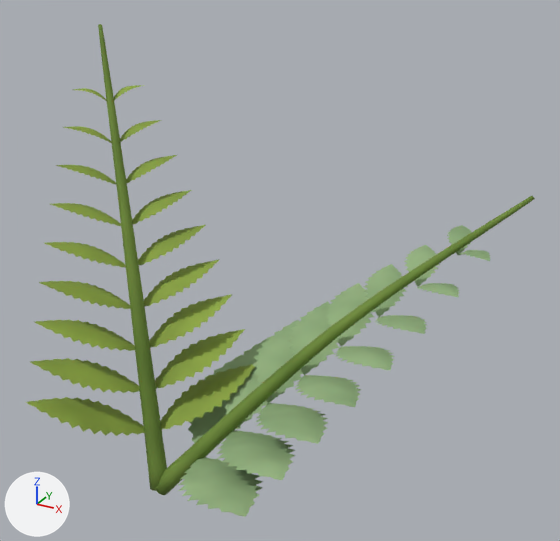
The Blender file models/items/plants/herbs/wolverine_fern_9015.blend: old version first, new version second.
Both versions are drawn from a camera (50 mm lens) standing at (0.215, -0.312, 0.288) and looking at (0.041, 0.005, 0.13). Arrows for +X, +Y and +Z are at lower left; the lights stay in place. The older version comes first.

In view in the first picture: 'Herb'.
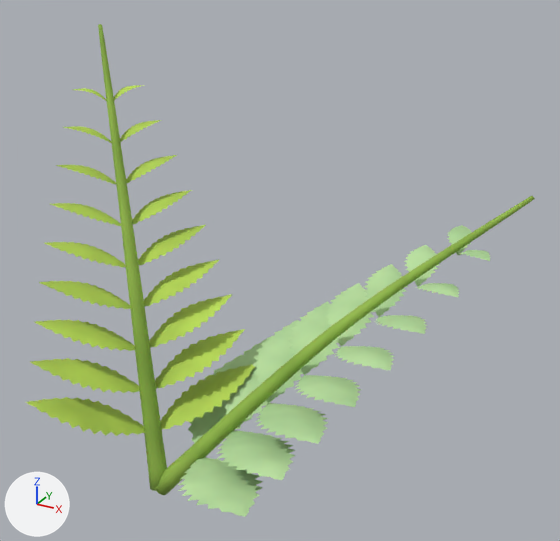
What changed in the scene script:
```text
Change mat_stem:
    where n3 = _N.new('ShaderNodeValToRGB'); n3.name = 'Color Ramp'
    remove n3.color_ramp.elements[0].position = 0.0; n3.color_ramp.elements[0].color = (0.075, 0.15, 0.015, 1.0)
    remove _e = n3.color_ramp.elements.new(1.0); _e.color = (0.22, 0.34, 0.05, 1.0)
    add n3.color_ramp.elements[0].position = 0.0; n3.color_ramp.elements[0].color = (0.142, 0.285, 0.0285, 1.0)
    add _e = n3.color_ramp.elements.new(1.0); _e.color = (0.418, 0.646, 0.095, 1.0)
Change mat_olive_bright_fern:
    where n3 = _N.new('ShaderNodeValToRGB'); n3.name = 'Color Ramp'
    remove n3.color_ramp.elements[0].position = 0.0; n3.color_ramp.elements[0].color = (0.134, 0.203, 0.0224, 1.0)
    remove _e = n3.color_ramp.elements.new(1.0); _e.color = (0.358, 0.513, 0.0672, 1.0)
    add n3.color_ramp.elements[0].position = 0.0; n3.color_ramp.elements[0].color = (0.255, 0.385, 0.0426, 1.0)
    add _e = n3.color_ramp.elements.new(1.0); _e.color = (0.664, 0.95, 0.124, 1.0)
Change mat_grey_green_bright_fern:
    where n3 = _N.new('ShaderNodeValToRGB'); n3.name = 'Color Ramp'
    remove n3.color_ramp.elements[0].position = 0.0; n3.color_ramp.elements[0].color = (0.146, 0.257, 0.112, 1.0)
    remove _e = n3.color_ramp.elements.new(1.0); _e.color = (0.403, 0.581, 0.28, 1.0)
    add n3.color_ramp.elements[0].position = 0.0; n3.color_ramp.elements[0].color = (0.277, 0.487, 0.213, 1.0)
    add _e = n3.color_ramp.elements.new(1.0); _e.color = (0.66, 0.95, 0.458, 1.0)
```

Changed parts and their boxes (x1, y1, x2, y2) in the pictures (560 x 541 px):
'Herb', recoloured (lighter)
    both: (26, 24, 535, 517)
